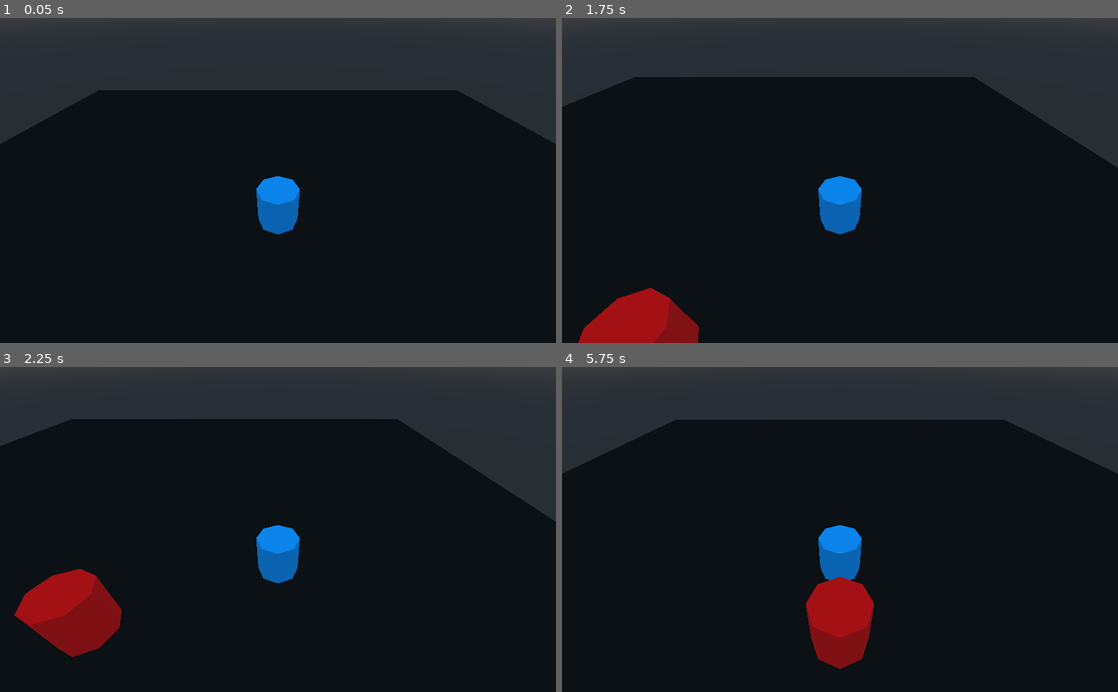
Above: before the commit, frames 1-4 (two rows, left to right).
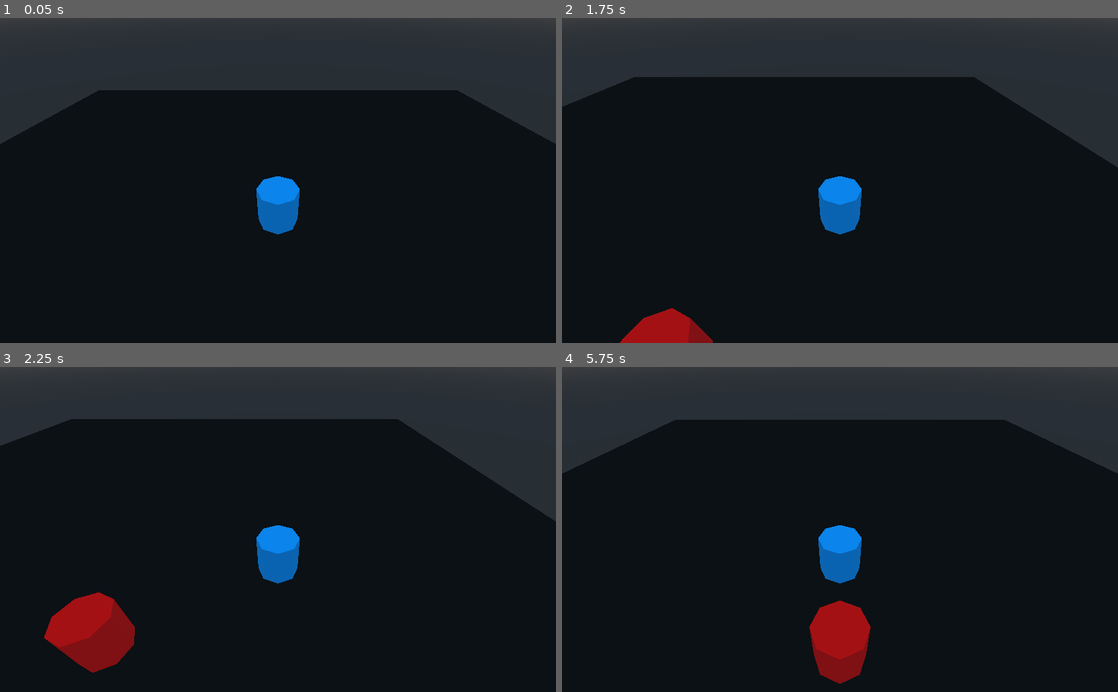
Above: after the commit, the same moments.

Repository: KamilMensik/game
Game: Godot game, scene res://test_mistnost.tscn
Two runs of this game, one before a commit and one after it. Both use one fixed random seed, a clock stepped at 60 frames per second and the inputs below.
Inputs:
- Up to frame 1 (0.05 s): no input
- Up to frame 2 (1.75 s): tap Enter (ui_accept) at 0.5, 0.77, 1.52 s; hold D (ui_right) 0.53-1.28 s; hold S (ui_down) from 1.28 s (still down)
- Up to frame 3 (2.25 s): release S (ui_down) at 2.03 s; hold D (ui_right) from 2.03 s (still down)
- Up to frame 4 (5.75 s): release D (ui_right) at 2.78 s; hold W (ui_up) 2.78-3.53 s; tap Enter (ui_accept) at 3.02, 3.77, 4.52 s; hold A (ui_left) 3.53-5.03 s; hold S (ui_down) from 5.03 s (still down)

Frame 1 is identical in both runs. In frame 2, 2.0% of the frame differs, in the area x 0-100%, y 18-100%; in frame 3, 3.6%, in the area x 0-100%, y 16-95%; in frame 4, 2.0%.

Commit message:
Climb onto enemies

Diff:
--- a/test_mistnost.tscn
+++ b/test_mistnost.tscn
@@ -26,7 +26,7 @@
 jump_strenght = 7.0
 
 [node name="CollisionShape" type="CollisionShape" parent="Player"]
-transform = Transform( 1, 0, 0, 0, -4.37114e-08, -1, 0, 1, -4.37114e-08, 0, 0, 0 )
+transform = Transform( 1, 0, 0, 0, -4.37114e-08, -1, 0, 1, -4.37114e-08, -0.00201344, 0.00922537, 0.000640869 )
 shape = SubResource( 1 )
 
 [node name="CSGCylinder" type="CSGCylinder" parent="Player"]
@@ -47,11 +47,12 @@
 material = SubResource( 5 )
 
 [node name="KinematicBody" type="KinematicBody" parent="."]
-transform = Transform( 1, 0, 0, 0, 1, 0, 0, 0, 1, 0, 3.31374, 9.01521 )
+transform = Transform( 1, 0, 0, 0, 1, 0, 0, 0, 1, 0, 2, 9.015 )
 
 [node name="CSGCylinder2" type="CSGCylinder" parent="KinematicBody"]
 height = 2.0
 material = SubResource( 4 )
 
 [node name="CollisionShape2" type="CollisionShape" parent="KinematicBody"]
+transform = Transform( 1, 0, 0, 0, -4.37114e-08, -1, 0, 1, -4.37114e-08, 0, 0, 0 )
 shape = SubResource( 1 )
